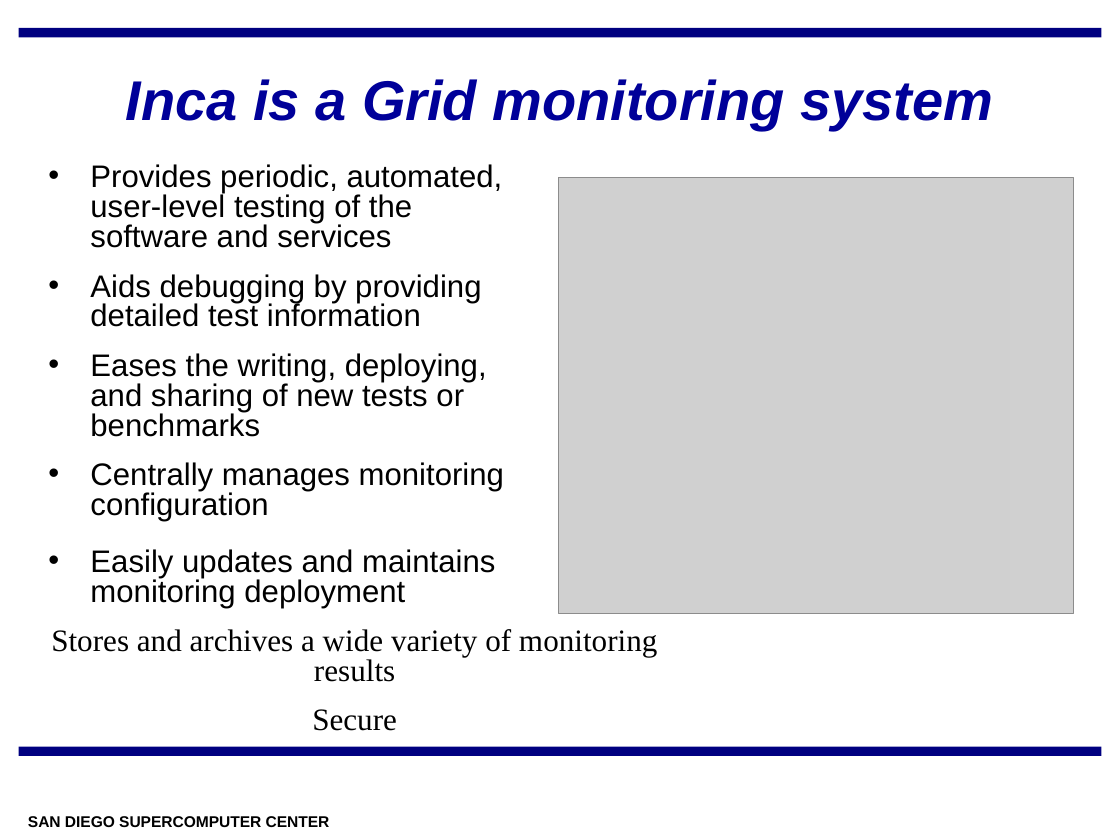
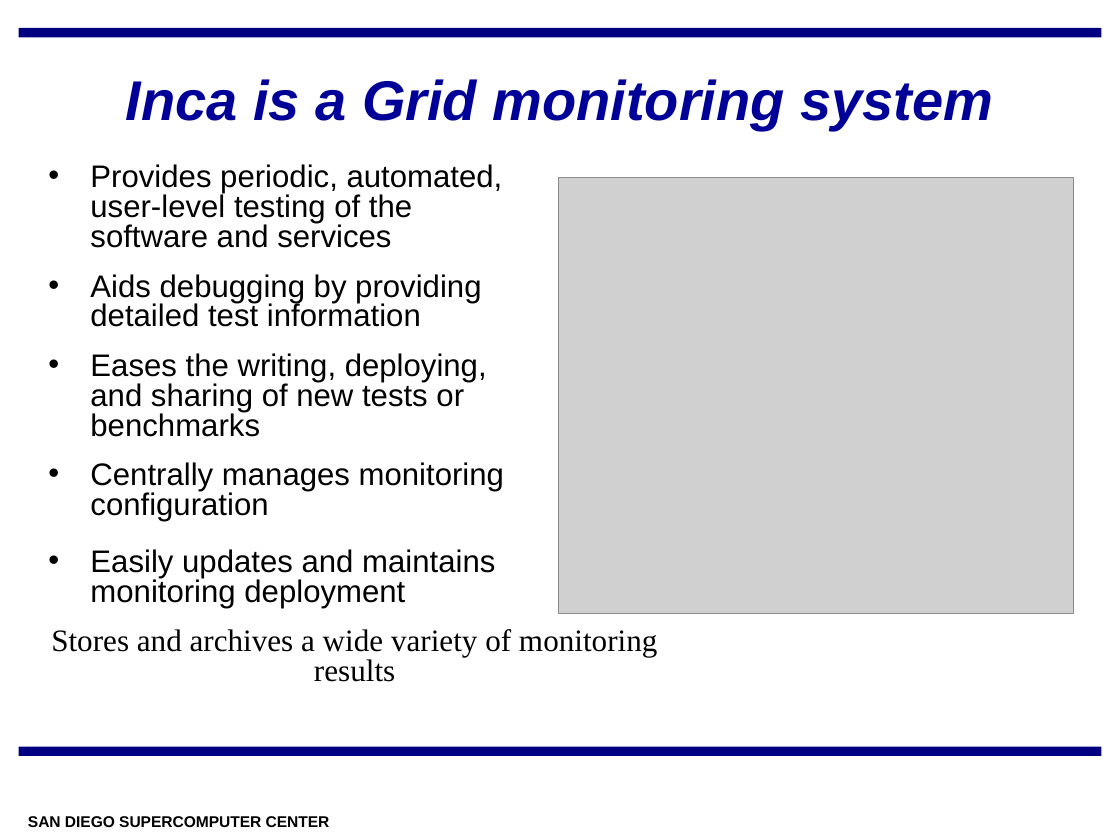
Before and after one commit to IncaProject/inca-xsede, a slide deck: slide 2 of talks/inca-nsf_02-08.ppt. Drawn at 1120x840 pixels with LibreOffice and Linux fonts; fonts in the diff are those of the drawing; grey boxes stand for pictures; background and template pictures are left out. Boxes give left, top, right and bottom in pixels: in the first picture for what was removed or moved away, otherwise in the second. Text is boxed around its words. In the diff, an @@ line names an element or a change of style, - is before the commit and + after.

```diff
--- a/talks/inca-nsf_02-08.ppt
+++ b/talks/inca-nsf_02-08.ppt
@@ text at (312, 709, 397, 731): paragraph removed @@
-Secure
```
Also in this commit, not shown: 3 other slides changed.
